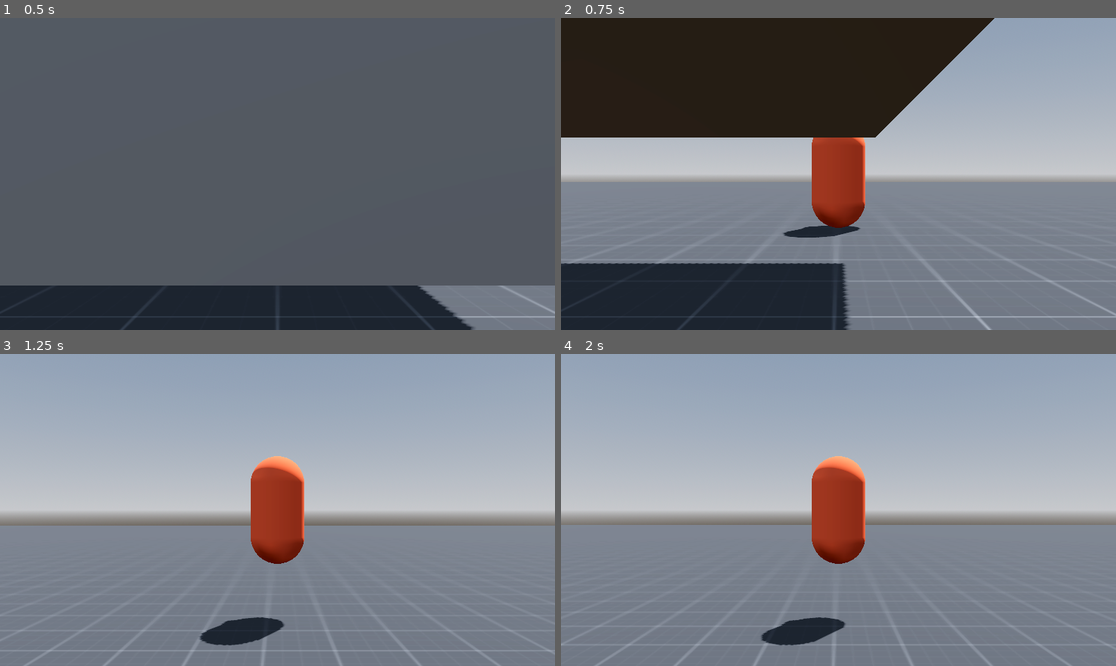
Above: before the commit, frames 1-4 (two rows, left to right).
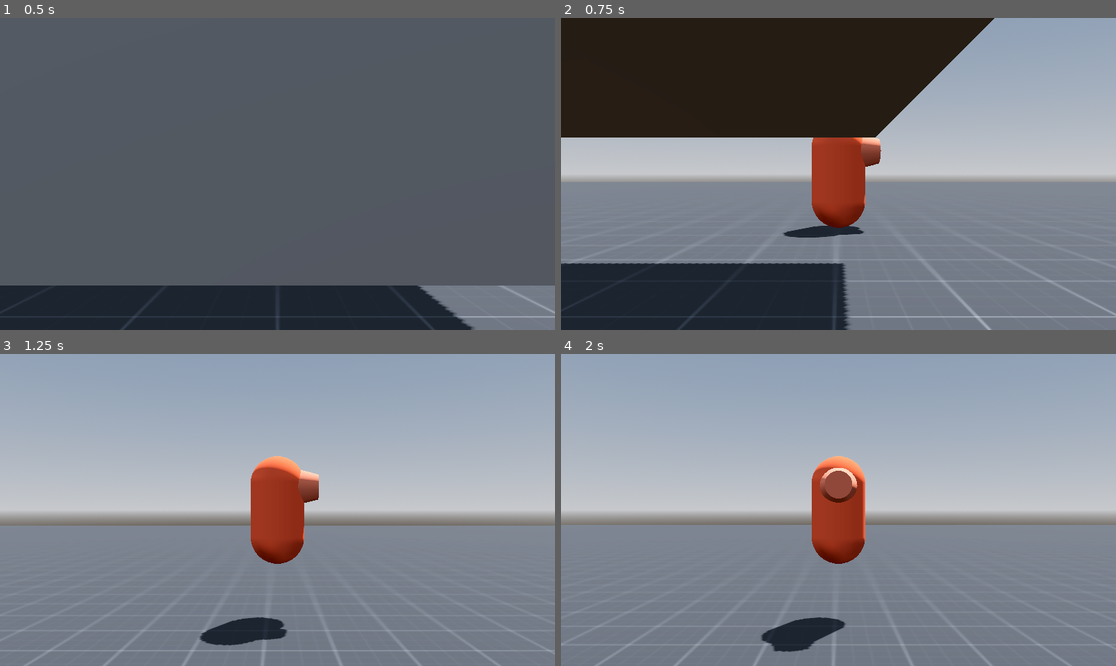
Above: after the commit, the same moments.

Repository: andersonmadeira/3d-character-controller
Game: Godot game, scene res://scenes/playground.tscn
The game is run twice, just before and just after one commit, with the same random seed, the same clock (stepped at 60 frames per second) and the same inputs.
Inputs (mouse positions are in pixels of both pictures, inside the frame that each line leads up to):
- Up to frame 1 (0.5 s): no input
- Up to frame 2 (0.75 s): move the mouse to (960, 158) at 0.52 s; hold D (move_right) from 0.53 s (still down); hold Shift (run) from 0.53 s (still down); click (960, 158) at 0.67 s
- Up to frame 3 (1.25 s): keep holding D (move_right); keep holding Shift (run); tap Space (jump) at 0.77 s
- Up to frame 4 (2 s): move the mouse to (727, 525) at 1.27 s; release D (move_right) at 1.28 s; release Shift (run) at 1.28 s; hold S (move_down) from 1.28 s (still down); tap Shift (run) at 1.35 s; tap Space (jump) at 1.52 s

Frame 1 is identical in both runs. In frame 2, 0.4% of the frame differs, in the area x 43-58%, y 38-70%; in frame 3, 0.5%; in frame 4, 0.7%, in the area x 37-54%, y 36-96%.

Commit message:
fix: mesh rotation to take movement direction into account

Diff:
--- a/scripts/player.gd
+++ b/scripts/player.gd
@@ -9,6 +9,8 @@
 @export var body: MeshInstance3D
 @export var rotation_speed: float = 12.0
 
+# TODO: Add acceleration option to movement
+# TODO: Add deceleration option to movement
 # TODO: Implement variable jump height
 # TODO: Implement double jump (Set the number of allowed consecutive jumps)
 # TODO: Implement jump buffer
@@ -59,6 +61,8 @@
 	return run_speed if _is_running else walk_speed
 
 func _update_model_rotation(delta: float) -> void:
-	# TODO: This rotation must be towards the movement direction, not exactly the camera, maybe that's why I had the Orientation node?
 	if _movement_input.length() > 0:
-		body.rotation.y = lerp_angle(body.rotation.y, camera_controller.rotation.y, rotation_speed * delta)
+		var direction_basis := Basis.looking_at(_movement_direction)
+		var q_from := body.transform.basis.get_rotation_quaternion()
+		var q_to := direction_basis.get_rotation_quaternion()
+		body.basis = Basis(q_from.slerp(q_to, delta * rotation_speed))
